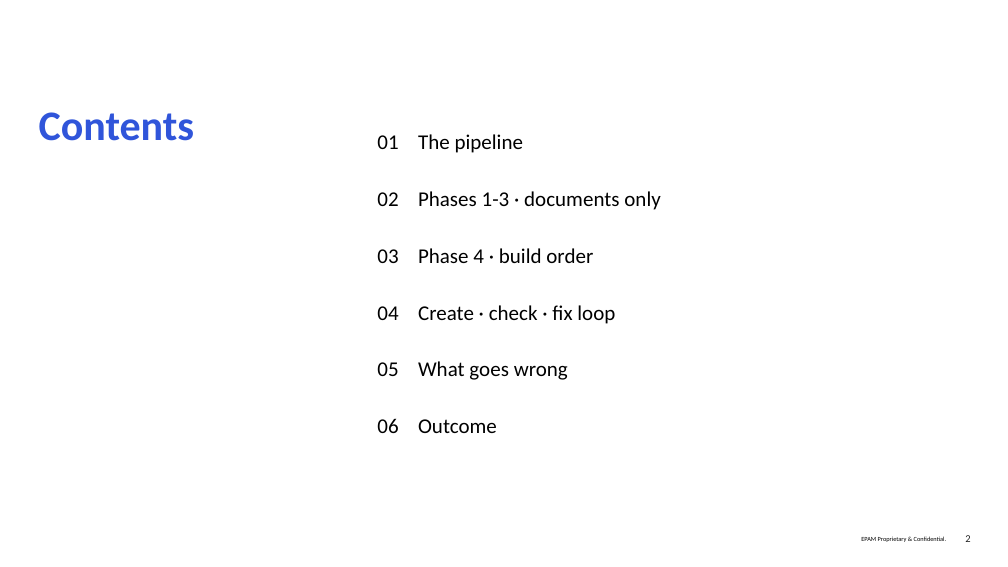
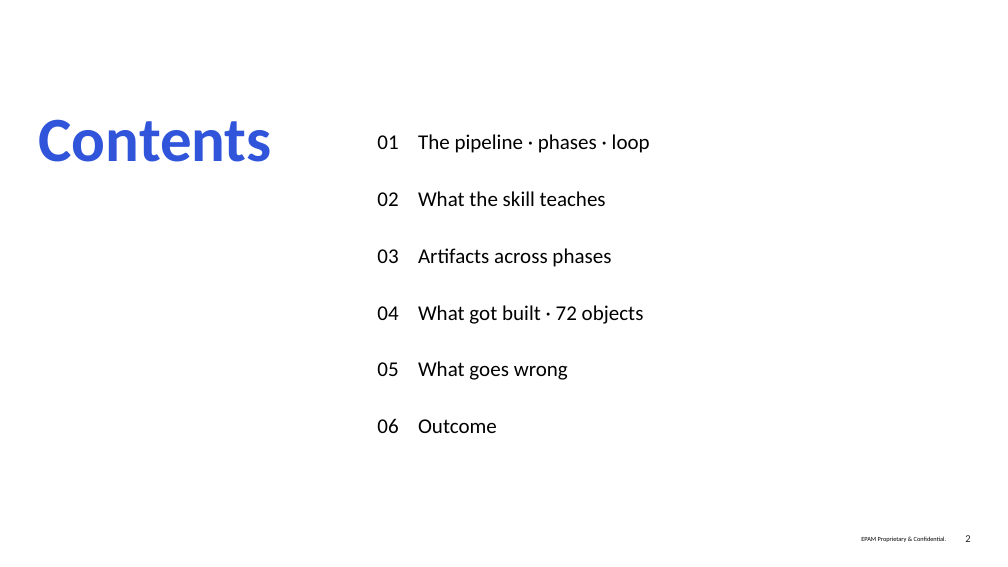
Before and after one commit to fr0ster/cloud-llm-hub, a slide deck: slide 2 of docs/tutorials/rap-bo-book-catalog/examples/book-catalog/report.simple-deck.pptx. Drawn at 1008x567 pixels with LibreOffice and Linux fonts; fonts in the diff are those of the drawing; background and template pictures are left out. Boxes give left, top, right and bottom in pixels: in the first picture for what was removed or moved away, otherwise in the second. Text is boxed around its words. In the diff, an @@ line names an element or a change of style, - is before the commit and + after.

```diff
--- a/docs/tutorials/rap-bo-book-catalog/examples/book-catalog/report.simple-deck.pptx
+++ b/docs/tutorials/rap-bo-book-catalog/examples/book-catalog/report.simple-deck.pptx
@@ title "Contents" at (39,119,272,162): size 40 to 60 pt, text colour #3055DA to gradient #418DFF to #3055DA to #8353D2 @@
@@ text at (418,134,650,153): text changed @@
-The pipeline
+The pipeline · phases · loop
@@ text at (418,191,606,206): text changed @@
-Phases 1-3 · documents only
+What the skill teaches
@@ text at (418,248,611,267): text changed @@
-Phase 4 · build order
+Artifacts across phases
@@ text at (418,305,644,324): text changed @@
-Create · check · fix loop
+What got built · 72 objects
```
Also in this commit, not shown: 6 other slides changed, 3 slides added, 2 other files.
